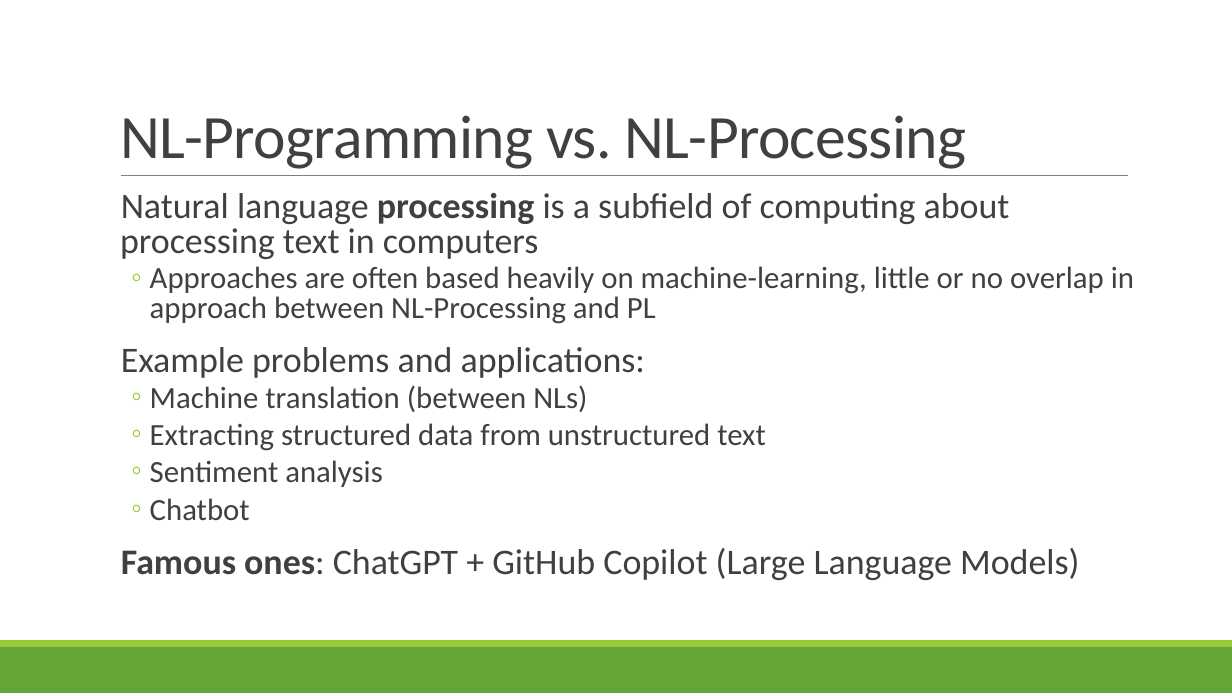
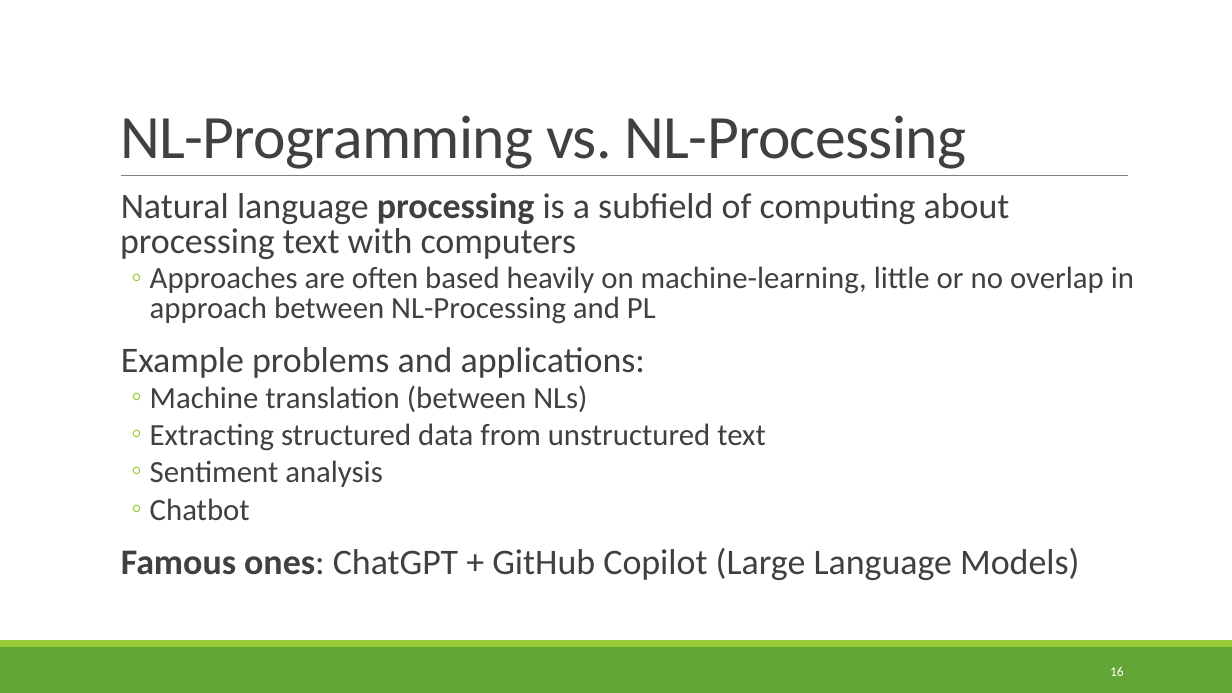
Before and after one commit to rbohrer/pl-course, a slide deck: slide 16 of LectureSlides/11NaturalLanguage.pptx (slide 15 before the commit). Drawn at 1232x693 pixels with LibreOffice and Linux fonts; fonts in the diff are those of the drawing. Boxes give left, top, right and bottom in pixels: in the first picture for what was removed or moved away, otherwise in the second. Text is boxed around its words. In the diff, an @@ line names an element or a change of style, - is before the commit and + after.

```diff
--- a/LectureSlides/11NaturalLanguage.pptx
+++ b/LectureSlides/11NaturalLanguage.pptx
@@ text at [120,193,1010,259]: text changed @@
-  Natural language processing is a subfield of computing about processing text in computers
+  Natural language processing is a subfield of computing about processing text with computers
@@ page number added at [1110,667,1124,676], 10.5 pt, text #FFFFFF @@
+16
```
Also in this commit, not shown: 23 other slides changed, 10 slides added.
